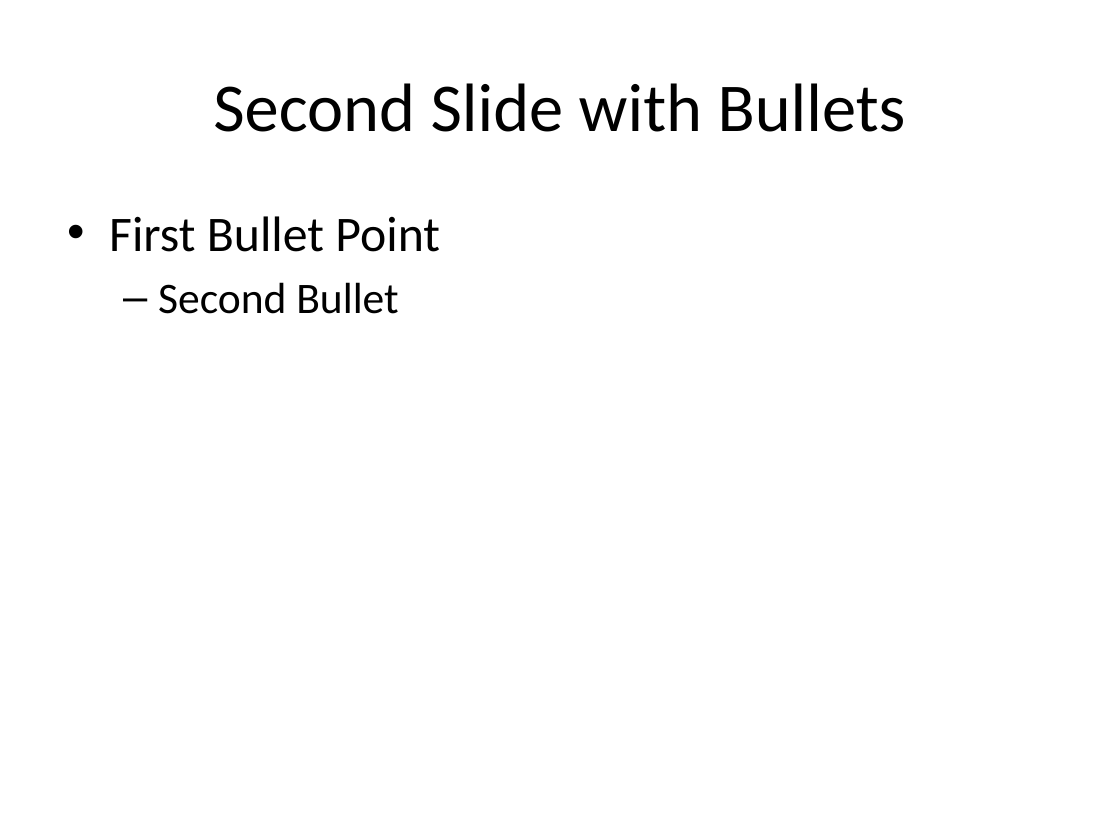
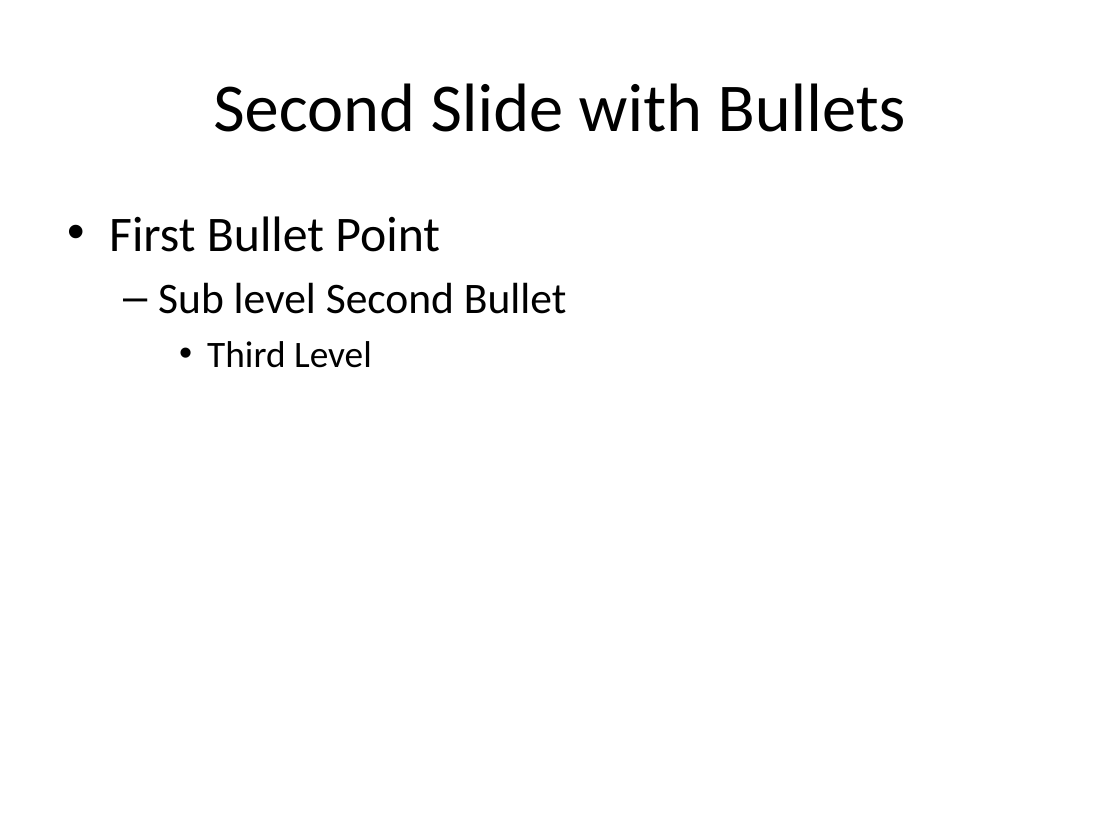
Before and after one commit to rushikool12/HelloGit, a slide deck: slide 2 of PowerPoint/First_Presentation_2.pptx. Drawn at 1120x840 pixels with LibreOffice and Linux fonts; fonts in the diff are those of the drawing. Boxes give left, top, right and bottom in pixels: in the first picture for what was removed or moved away, otherwise in the second. Text is boxed around its words. In the diff, an @@ line names an element or a change of style, - is before the commit and + after.

```diff
--- a/PowerPoint/First_Presentation_2.pptx
+++ b/PowerPoint/First_Presentation_2.pptx
@@ text at (158, 282, 566, 368): text changed @@
-  – Second Bullet
+  – Sub level Second Bullet
+    • Third Level
```
Also in this commit, not shown: 1 slide added, 5 other files.
